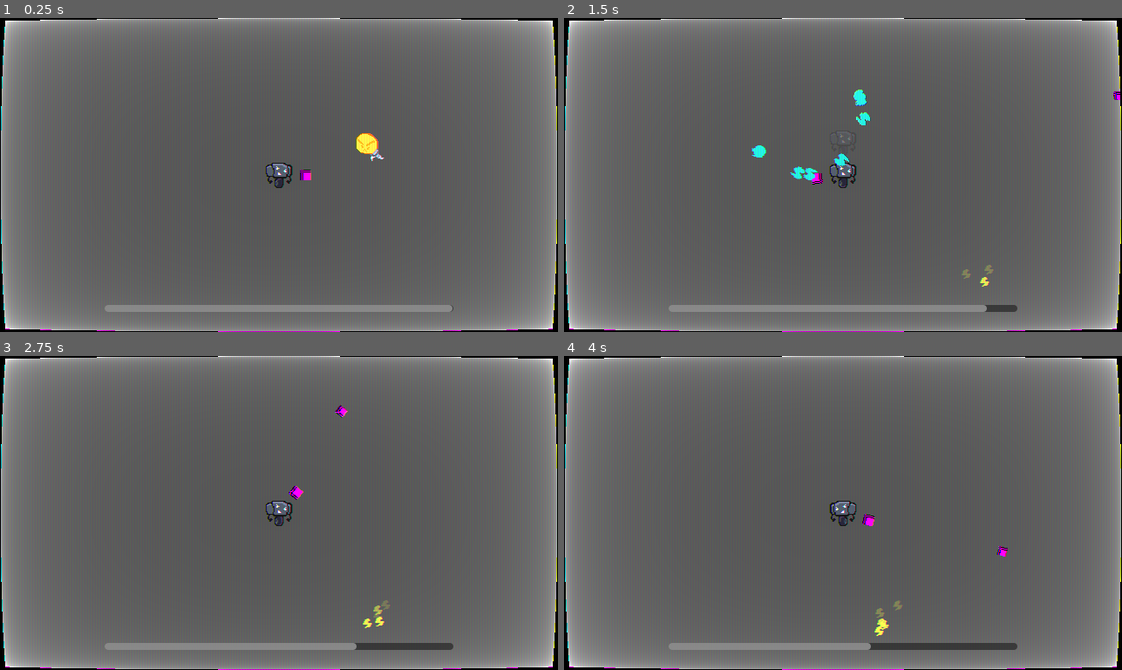
Above: before the commit, frames 1-4 (two rows, left to right).
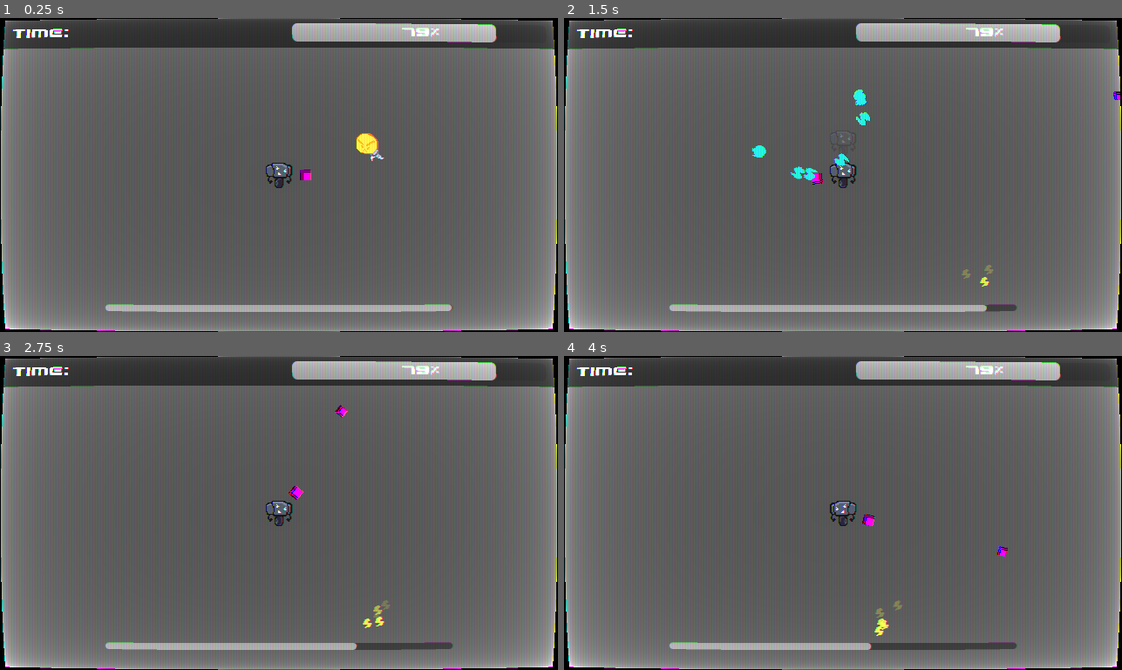
Above: after the commit, the same moments.

Repository: kinghos/GMTK-Game-Jam-2026
Game: Godot game, scene res://scenes/level/level.tscn
Same seed, same stepped clock (60 frames per second), same inputs: the game is played once before the commit and once after it.
Inputs (mouse positions are in pixels of both pictures, inside the frame that each line leads up to):
- Up to frame 1 (0.25 s): no input
- Up to frame 2 (1.5 s): move the mouse to (965, 159) at 0.52 s; press the mouse at (965, 159) at 0.53 s; hold D (Right) 0.53-1.28 s; move the mouse to (731, 190) at 1.27 s; release the mouse at (731, 190) at 1.28 s; hold S (Down) from 1.28 s (still down); tap Shift (Sprint) at 1.35 s
- Up to frame 3 (2.75 s): tap Enter at 2 s; move the mouse to (334, 443) at 2.02 s; release S (Down) at 2.03 s; press the mouse at (334, 443) at 2.03 s; hold D (Right) from 2.03 s (still down)
- Up to frame 4 (4 s): move the mouse to (815, 575) at 2.77 s; release D (Right) at 2.78 s; release the mouse at (815, 575) at 2.78 s; hold W (Up) 2.78-3.53 s; tap Shift (Sprint) at 2.85 s; tap Space at 3.5 s; move the mouse to (1010, 560) at 3.52 s; press the mouse at (1010, 560) at 3.53 s; hold A (Left) from 3.53 s (still down)

The runs differ from the first frame. In frame 1, 10% of the frame differs, in the area x 0-100%, y 0-94%; in frame 2, 10%; in frame 3, 10%; in frame 4, 9.9%.

Commit message:
hud changes

Diff:
--- a/scenes/hud/hud.tscn
+++ b/scenes/hud/hud.tscn
@@ -3,6 +3,10 @@
 [ext_resource type="Script" uid="uid://cwrjmiycyral0" path="res://scenes/hud/charge_bar.gd" id="1_48c2t"]
 [ext_resource type="FontFile" uid="uid://d0l0a1tva8g5b" path="res://assets/vertopal.com_GUNV2BM.ttf" id="1_c45xl"]
 [ext_resource type="Shader" uid="uid://cqhx0vrhkfegb" path="res://assets/shaders/crt.gdshader" id="1_cgeww"]
+
+[sub_resource type="ImageTexture" id="ImageTexture_126ht"]
+
+[sub_resource type="ImageTexture" id="ImageTexture_d2rsb"]
 
 [sub_resource type="ShaderMaterial" id="ShaderMaterial_c45xl"]
 shader = ExtResource("1_cgeww")
@@ -21,10 +25,6 @@
 shader_parameter/scan_line_strength = -8.0
 shader_parameter/pixel_strength = -2.0
 
-[sub_resource type="ImageTexture" id="ImageTexture_126ht"]
-
-[sub_resource type="ImageTexture" id="ImageTexture_d2rsb"]
-
 [sub_resource type="Animation" id="Animation_0bx4p"]
 length = 0.001
 tracks/0/type = "value"
@@ -284,15 +284,6 @@
 text = "X -> X"
 metadata/powerup_type = 0
 
-[node name="ShaderBuffer" type="ColorRect" parent="Control" unique_id=1055399532]
-material = SubResource("ShaderMaterial_c45xl")
-layout_mode = 1
-anchors_preset = 15
-anchor_right = 1.0
-anchor_bottom = 1.0
-grow_horizontal = 2
-grow_vertical = 2
-
 [node name="ChargeBar" type="HSlider" parent="Control" unique_id=1679705439]
 layout_mode = 1
 anchors_preset = 7
@@ -312,5 +303,43 @@
 scrollable = false
 script = ExtResource("1_48c2t")
 
+[node name="TopBar" type="ColorRect" parent="Control" unique_id=1409044298]
+layout_mode = 0
+offset_right = 640.0
+offset_bottom = 34.0
+color = Color(0.13682577, 0.13682574, 0.13682571, 1)
+
+[node name="HBoxContainer" type="HBoxContainer" parent="Control/TopBar" unique_id=1552545101]
+layout_mode = 1
+anchors_preset = 15
+anchor_right = 1.0
+anchor_bottom = 1.0
+offset_left = 9.0
+offset_right = -9.0
+grow_horizontal = 2
+grow_vertical = 2
+theme_override_constants/separation = 258
+
+[node name="Label" type="Label" parent="Control/TopBar/HBoxContainer" unique_id=245234213]
+layout_mode = 2
+theme_override_fonts/font = ExtResource("1_c45xl")
+text = "TIME:"
+
+[node name="ProgressBar" type="ProgressBar" parent="Control/TopBar/HBoxContainer" unique_id=1178189131]
+layout_mode = 2
+size_flags_horizontal = 3
+size_flags_vertical = 4
+theme_override_fonts/font = ExtResource("1_c45xl")
+value = 79.38
+
+[node name="ShaderBuffer" type="ColorRect" parent="Control" unique_id=1055399532]
+material = SubResource("ShaderMaterial_c45xl")
+layout_mode = 1
+anchors_preset = 15
+anchor_right = 1.0
+anchor_bottom = 1.0
+grow_horizontal = 2
+grow_vertical = 2
+
 [node name="AnimationPlayer" type="AnimationPlayer" parent="." unique_id=150032251]
 libraries/ = SubResource("AnimationLibrary_v7mo4")
